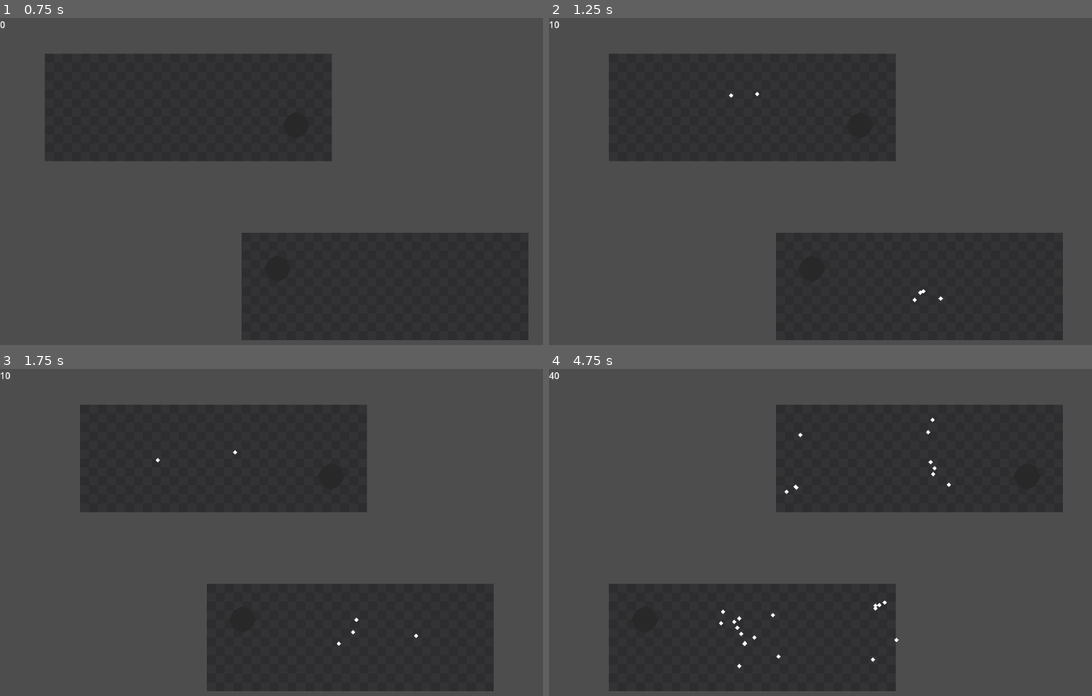
Above: before the commit, frames 1-4 (two rows, left to right).
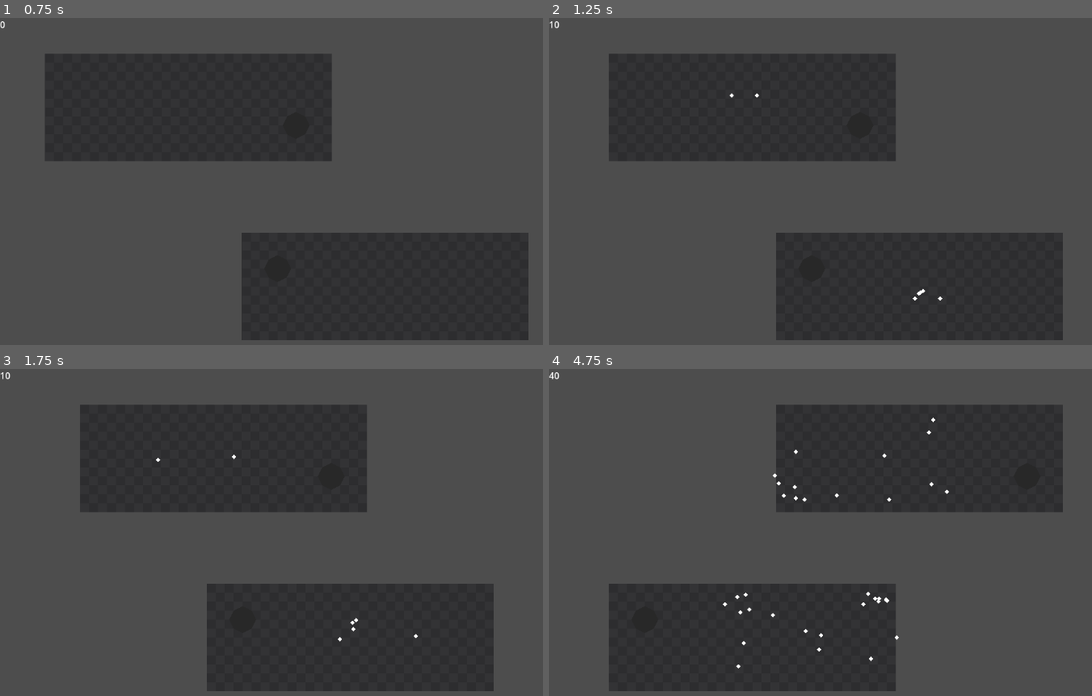
Above: after the commit, the same moments.

Repository: DarkKilauea/godot-nav-link-demo
Game: Godot game, scene res://2d/nav_stress_test.tscn
Two runs of this game, one before a commit and one after it. Both use one fixed random seed, a clock stepped at 60 frames per second and the inputs below. This scene is started directly instead of the project's main scene.
Inputs (mouse positions are in pixels of both pictures, inside the frame that each line leads up to):
- Up to frame 1 (0.75 s): move the mouse to (466, 181) at 0.52 s; click (466, 181) at 0.67 s
- Up to frame 2 (1.25 s): no input
- Up to frame 3 (1.75 s): move the mouse to (195, 568) at 1.27 s; click (195, 568) at 1.42 s
- Up to frame 4 (4.75 s): move the mouse to (934, 470) at 2.02 s; click (934, 470) at 2.17 s; move the mouse to (842, 624) at 2.77 s; click (842, 624) at 2.92 s; move the mouse to (1064, 604) at 3.52 s; click (1064, 604) at 3.67 s; move the mouse to (679, 496) at 4.27 s; click (679, 496) at 4.42 s

Frame 1 is identical in both runs. In frame 2, less than 0.1% of the frame differs, in the area x 33-73%, y 22-87%; in frame 3, less than 0.1%; in frame 4, 0.4%, in the area x 31-75%, y 14-92%.

Commit message:
Changes to test node based link endpoints

Diff:
--- a/2d/nav_stress_test.gd
+++ b/2d/nav_stress_test.gd
@@ -8,7 +8,6 @@
 @export var agents_per_tick := 1;
 
 @onready var agent_count_label: Label = $AgentCountLabel;
-@onready var navigation_link: NavigationLink2D = $NavigationLink2D
 @onready var teleporter: Area2D = $Platform1/Teleporter
 @onready var teleporter_2: Area2D = $Platform2/Teleporter2
 
@@ -17,11 +16,6 @@
 
 func _ready() -> void:
 	randomize();
-
-
-func _physics_process(delta: float) -> void:
-	navigation_link.start_position = teleporter.global_position * navigation_link.transform;
-	navigation_link.end_position = teleporter_2.global_position * navigation_link.transform;
 
 
 func _on_spawn_timer_timeout() -> void:
--- a/2d/nav_stress_test.tscn
+++ b/2d/nav_stress_test.tscn
@@ -118,6 +118,7 @@
 
 [node name="AnimationPlayer" type="AnimationPlayer" parent="."]
 autoplay = "Move"
+playback_process_mode = 0
 libraries = {
 "": SubResource("AnimationLibrary_26eal")
 }
@@ -133,7 +134,7 @@
 
 [node name="NavigationLink2D" type="NavigationLink2D" parent="."]
 position = Vector2(512, 320)
-start_location = Vector2(0, -128)
-end_location = Vector2(0, 128)
+start_node_path = NodePath("../Platform1/Teleporter")
+end_node_path = NodePath("../Platform2/Teleporter2")
 
 [connection signal="timeout" from="SpawnTimer" to="." method="_on_spawn_timer_timeout"]
--- a/3d/nav_level.tscn
+++ b/3d/nav_level.tscn
@@ -61,7 +61,8 @@
 
 [node name="TeleportLink" type="NavigationLink3D" parent="."]
 transform = Transform3D(1, 0, 0, 0, 1, 0, 0, 0, 1, 15, 0, 0)
-end_position = Vector3(0, 0, 11)
+start_node_path = NodePath("../Teleporter1")
+end_node_path = NodePath("../Teleporter2")
 travel_cost = 0.1
 
 [editable path="NavRegion/nav_test_level"]
